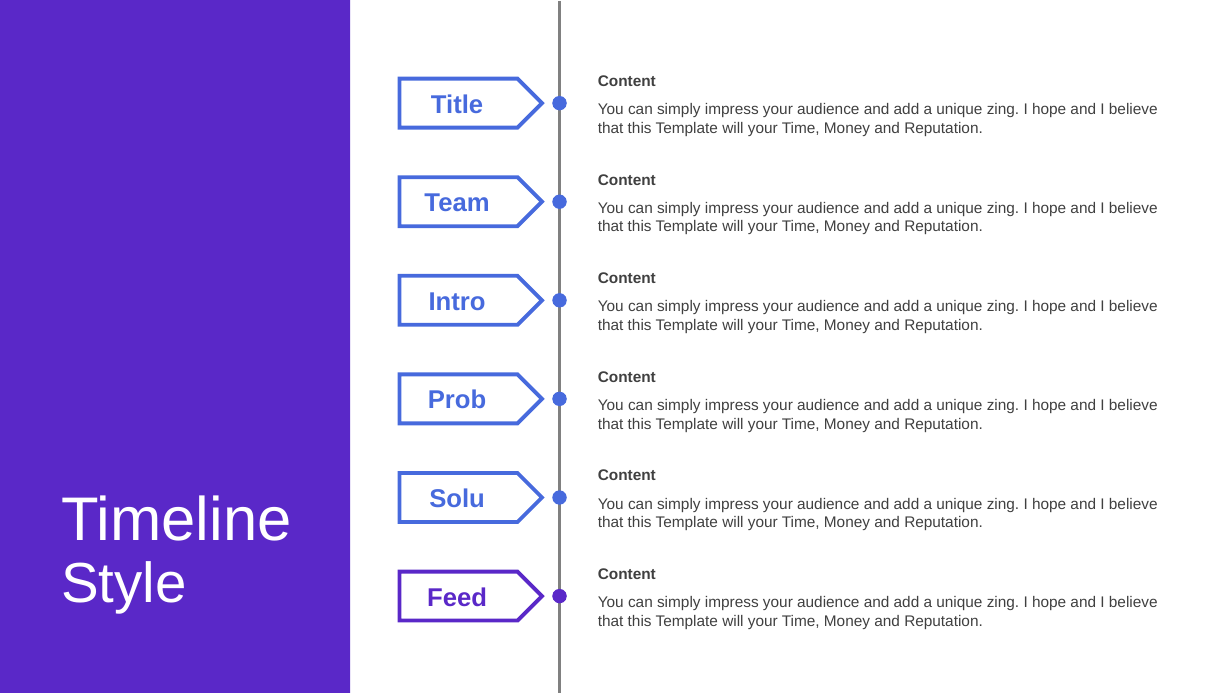
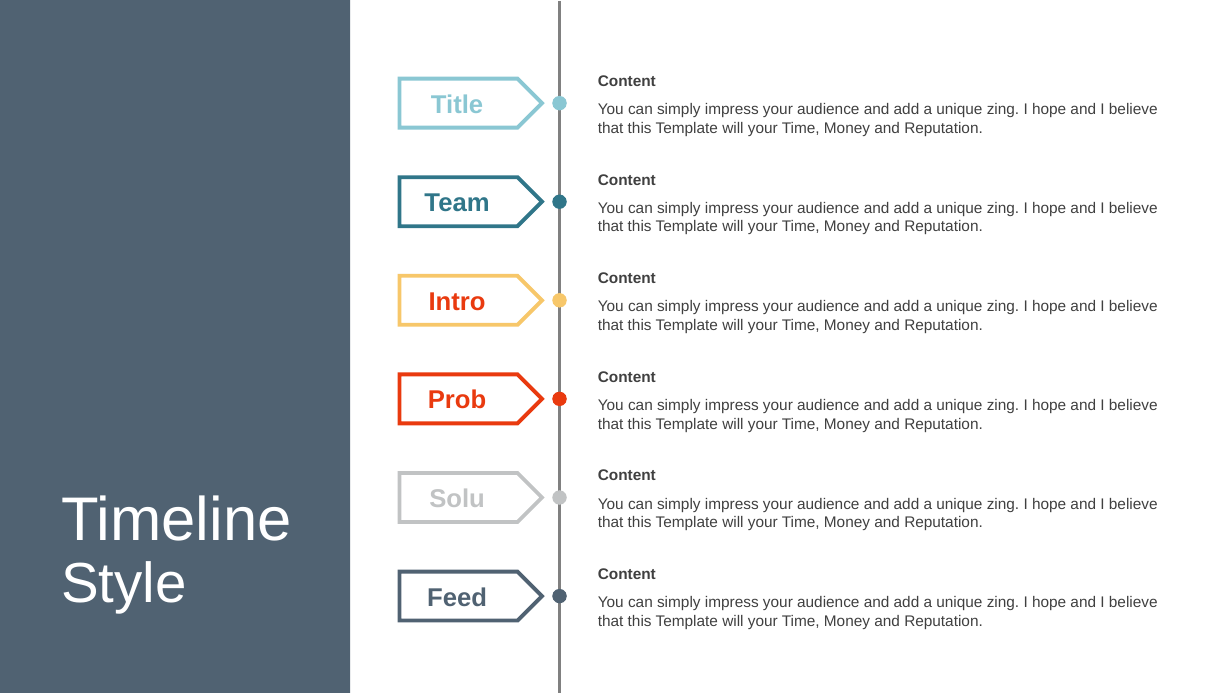
Before and after one commit to ds-dti/DS01_01_Social-Media-Suicide-Indication-Detection, a slide deck: slide 2 of PPT v2.pptx. Drawn at 1232x693 pixels with LibreOffice and Linux fonts; fonts in the diff are those of the drawing. Boxes give left, top, right and bottom in pixels: in the first picture for what was removed or moved away, otherwise in the second. Text is boxed around its words. In the diff, an @@ line names an element or a change of style, - is before the commit and + after.

```diff
--- a/PPT v2.pptx
+++ b/PPT v2.pptx
@@ rectangle at (0, 0, 350, 693): fill #5A28C8 to #506272 @@
@@ pentagon arrow at (399, 79, 542, 128): outline #476ADD 3 pt to #8AC7D3 3 pt @@
@@ text "Title" at (431, 94, 483, 113): text colour #476ADD to #8AC7D3 @@
@@ ellipse at (553, 96, 567, 111): fill #476ADD to #8AC7D3 @@
@@ pentagon arrow at (399, 177, 542, 226): outline #476ADD 3 pt to #307689 3 pt @@
@@ text "Team" at (424, 193, 489, 212): text colour #476ADD to #307689 @@
@@ ellipse at (553, 194, 567, 209): fill #476ADD to #307689 @@
@@ pentagon arrow at (399, 276, 542, 325): outline #476ADD 3 pt to #F7C76A 3 pt @@
@@ text "Intro" at (429, 292, 486, 311): text colour #476ADD to #E93A0F @@
@@ ellipse at (553, 293, 567, 308): fill #476ADD to #F7C76A @@
@@ pentagon arrow at (399, 374, 542, 423): outline #476ADD 3 pt to #E93A0F 3 pt @@
@@ text "Prob" at (428, 389, 486, 409): text colour #476ADD to #E93A0F @@
@@ ellipse at (553, 392, 567, 407): fill #476ADD to #E93A0F @@
@@ pentagon arrow at (399, 473, 542, 522): outline #476ADD 3 pt to #C1C3C4 3 pt @@
@@ text "Solu" at (429, 489, 485, 507): text colour #476ADD to #C1C3C4 @@
@@ ellipse at (553, 491, 567, 506): fill #476ADD to #C1C3C4 @@
@@ pentagon arrow at (399, 572, 542, 621): outline #5A28C8 3 pt to #506272 3 pt @@
@@ text "Feed" at (427, 587, 487, 606): text colour #5A28C8 to #506272 @@
@@ ellipse at (553, 589, 567, 604): fill #5A28C8 to #506272 @@
```
Also in this commit, not shown: 5 other slides changed.
